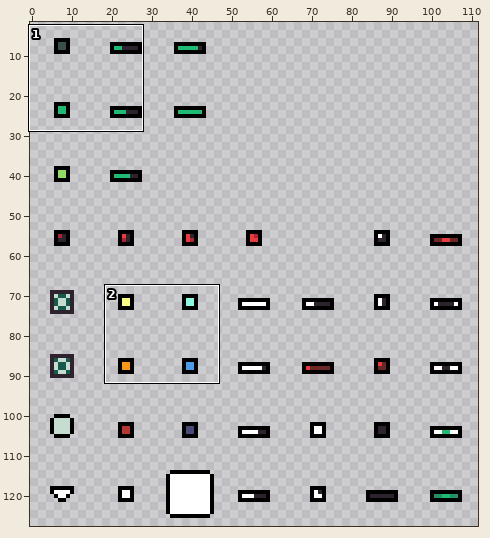
File history of a pixel-art file, Projects/TastyRoad/Assets/Sprites/Ingame_UI.aseprite. The picture above shows the old version from afar; the outline marks the close-up.
Close-up. The starting point:
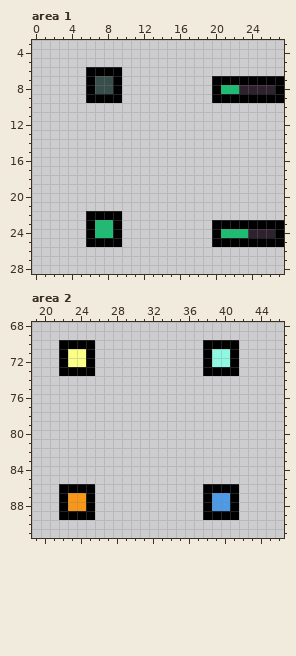
112x128 pixels, 1 frame. Shown: area 1: x 0..27, y 3..28; area 2: x 19..46, y 68..91. The wide view leaves out empty margins.
Now the later version:
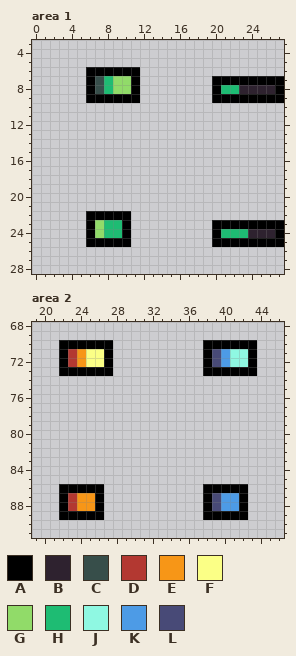
Palette (. is transparent): A #000000  B #2e222f  C #374e4a  D #b33831  E #f79617  F #fbff86  G #91db69  H #1ebc73  J #8ff8e2  K #4d9be6  L #484a77
Edits made:
{"where": "area 1"}
{"y":6,"x":10,"old":"..","new":"AA"}
{"y":7,"x":8,"old":"CA..","new":"HGGA"}
{"y":8,"x":8,"old":"CA..","new":"HGGA"}
{"y":9,"x":10,"old":"..","new":"AA"}
{"y":22,"x":10,"old":".","new":"A"}
{"y":23,"x":7,"old":"H","new":"G"}
{"y":23,"x":9,"old":"A.","new":"HA"}
{"y":24,"x":7,"old":"H","new":"G"}
{"y":24,"x":9,"old":"A.","new":"HA"}
{"y":25,"x":10,"old":".","new":"A"}
{"where": "area 2"}
{"y":70,"x":26,"old":"..","new":"AA"}
{"y":70,"x":42,"old":"..","new":"AA"}
{"y":71,"x":23,"old":"FFA..","new":"DEFFA"}
{"y":71,"x":39,"old":"JJA..","new":"LKJJA"}
{"y":72,"x":23,"old":"FFA..","new":"DEFFA"}
{"y":72,"x":39,"old":"JJA..","new":"LKJJA"}
{"y":73,"x":26,"old":"..","new":"AA"}
{"y":73,"x":42,"old":"..","new":"AA"}
{"y":86,"x":26,"old":".","new":"A"}
{"y":86,"x":42,"old":".","new":"A"}
{"y":87,"x":23,"old":"E","new":"D"}
{"y":87,"x":25,"old":"A.","new":"EA"}
{"y":87,"x":39,"old":"K","new":"L"}
{"y":87,"x":41,"old":"A.","new":"KA"}
{"y":88,"x":23,"old":"E","new":"D"}
{"y":88,"x":25,"old":"A.","new":"EA"}
{"y":88,"x":39,"old":"K","new":"L"}
{"y":88,"x":41,"old":"A.","new":"KA"}
{"y":89,"x":26,"old":".","new":"A"}
{"y":89,"x":42,"old":".","new":"A"}
